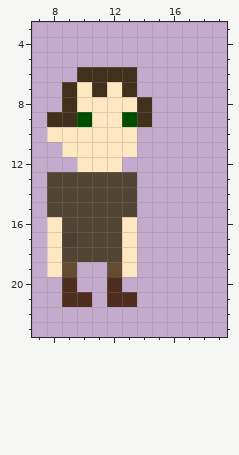
A pixel-art sprite gets an edit: res/images/creature/peasant/idle1.png. The picture above is the old version.
The file is 24x24 pixels. Colours within 5 levels of each other are drawn and written as one. Shown: x 7..19, y 3..23.
After:
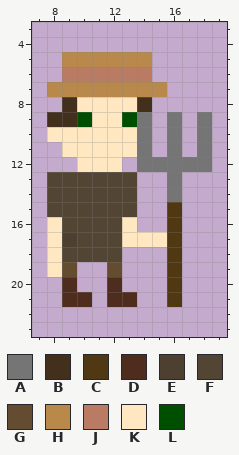
Palette (. is transparent): A #757575  B #42301d  C #503812  D #4e2d1f  E #4d4030  F #534533  G #634c30  H #b9894b  J #ba7b64  K #ffe7c1  L #004f00
The exact change:
@@ x 7..19 @@
  4 .............
- 5 .............
- 6 ...BBBB......
- 7 ..BKBKB......
+ 5 ..HHHHHH.....
+ 6 ..JJJJJJ.....
+ 7 .HHHHHHHH....
  8 ..BKKKKB.....
- 9 .BBLKKLB.....
-10 .KKKKKK......
-11 ..KKKKK......
-12 ...KKK.......
-13 .FFFFFF......
-14 .FFFFFF......
-15 .FFFFFF......
-16 .KFFFFK......
-17 .KEFFFK......
-18 .KFFFFK......
-19 .KG..GK......
-20 ..D..D.......
-21 ..DD.DD......
+ 9 .BBLKKLA.A.A.
+10 .KKKKKKA.A.A.
+11 ..KKKKKA.A.A.
+12 ...KKK.AAAAA.
+13 .FFFFFF..A...
+14 .FFFFFF..A...
+15 .FFFFFF..C...
+16 .KFFFFK..C...
+17 .KEFFFKKKC...
+18 .KFFFF...C...
+19 .KG..G...C...
+20 ..D..D...C...
+21 ..DD.DD..C...
 22 .............
